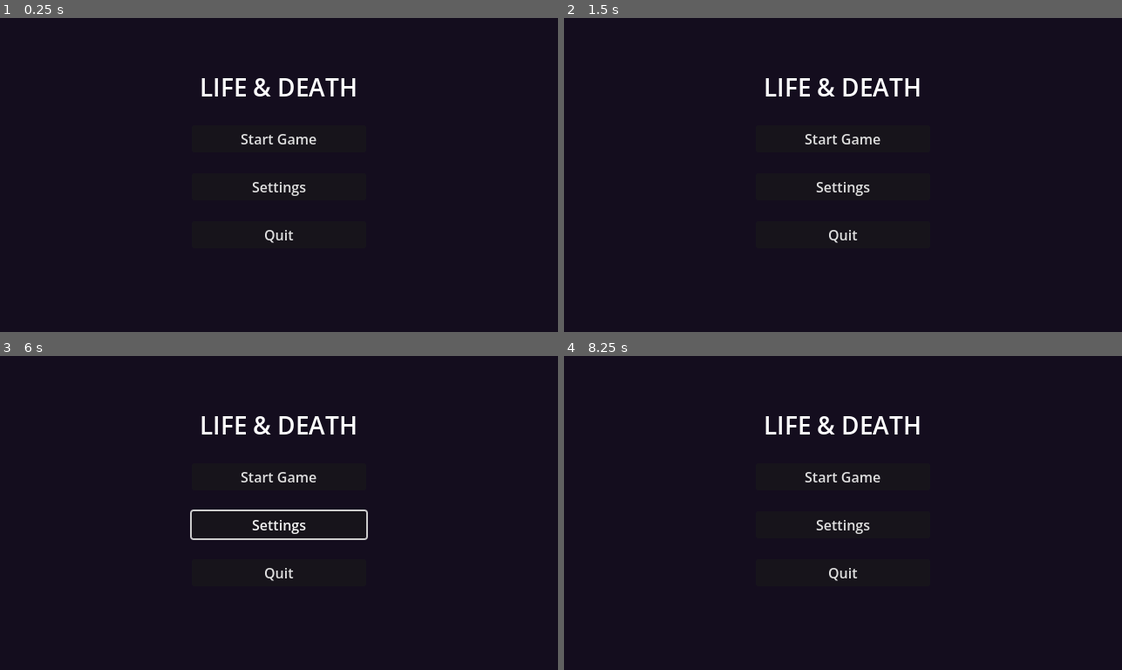
Above: before the commit, frames 1-4 (two rows, left to right).
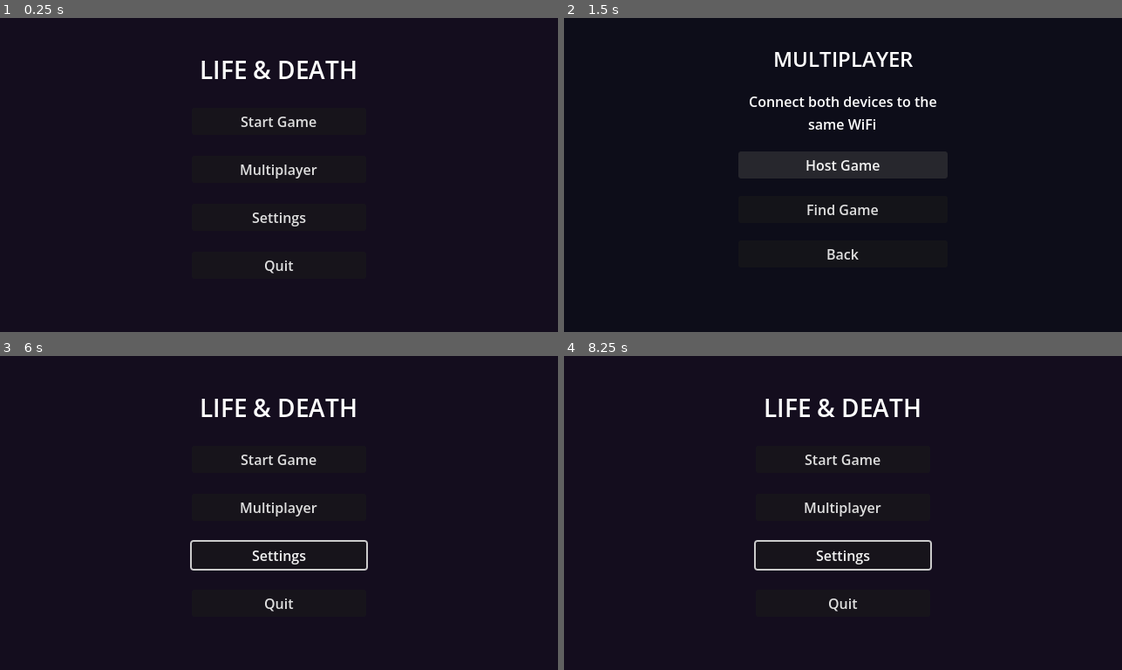
Above: after the commit, the same moments.

Repository: mionsek/life-death
Game: Godot game, scene res://scenes/ui/MainMenu.tscn
Same seed, same stepped clock (60 frames per second), same inputs: the game is played once before the commit and once after it.
Inputs (mouse positions are in pixels of both pictures, inside the frame that each line leads up to):
- Up to frame 1 (0.25 s): no input
- Up to frame 2 (1.5 s): click (843, 168) at 0.5 s, where only the run after the commit has a clickable "Multiplayer"; click (843, 165) at 1.25 s, where only the run after the commit has a clickable "Host Game"
- Up to frame 3 (6 s): click (279, 547) at 2 s, where only the run after the commit has a clickable "Find Game"; click (279, 591) at 2.75 s, where only the run after the commit has a clickable "Back"; click "Start Game" at 3.5 s; click "Start Game" at 4.25 s; click "Settings" at 5 s; move the mouse to (401, 497) at 5.77 s; hold Right (ui_right) from 5.78 s (still down); hold Shift from 5.78 s (still down); click (401, 497) at 5.92 s
- Up to frame 4 (8.25 s): release Right (ui_right) at 6.5 s; release Shift at 6.5 s; drag from (731, 528) to (815, 575) at 6.52 s; move the mouse to (898, 443) at 7.27 s; hold Right (ui_right) 7.28-8 s; tap Ctrl at 7.35 s; drag from (815, 575) to (675, 465) at 8.02 s

The runs differ from the first frame. In frame 1, 2.5% of the frame differs, in the area x 36-64%, y 13-82%; in frame 2, 5.3%, in the area x 31-69%, y 10-77%; in frame 3, 3.2%; in frame 4, 2.9%.

Commit message:
feat: WiFi multiplayer via UDP auto-discovery (007)
- NetworkManager autoload: ENet server/client + UDP broadcast discovery
- Lobby scene: Host/Join/Back with live status updates
- Player: multiplayer authority check + unreliable_ordered RPC position sync
- DeathManager: reliable RPC broadcast of death event
- DeathScreen: reliable RPC for Try Again / Main Menu sync
- TestLevel: set_multiplayer_authority per character, peer disconnect handler
- MainMenu: Multiplayer button -> Lobby scene
- project.godot: NetworkManager autoload registered
- Tests: test_network_manager.gd (5 unit tests)

Diff:
--- a/game/project.godot
+++ b/game/project.godot
@@ -19,6 +19,7 @@
 [autoload]
 
 DeathManager="*res://scripts/systems/death_manager.gd"
+NetworkManager="*res://scripts/systems/network_manager.gd"
 
 [display]
 
--- /dev/null
+++ b/game/scenes/ui/Lobby.tscn
@@ -0,0 +1,53 @@
+[gd_scene load_steps=2 format=3 uid="uid://lobby"]
+
+[ext_resource type="Script" path="res://scripts/ui/lobby.gd" id="1"]
+
+[node name="Lobby" type="Control"]
+layout_mode = 3
+anchors_preset = 15
+anchor_right = 1.0
+anchor_bottom = 1.0
+script = ExtResource("1")
+
+[node name="Background" type="ColorRect" parent="."]
+layout_mode = 1
+anchors_preset = 15
+anchor_right = 1.0
+anchor_bottom = 1.0
+color = Color(0.05, 0.05, 0.1, 1)
+
+[node name="VBox" type="VBoxContainer" parent="."]
+layout_mode = 1
+anchor_left = 0.5
+anchor_top = 0.5
+anchor_right = 0.5
+anchor_bottom = 0.5
+offset_left = -120.0
+offset_top = -150.0
+offset_right = 120.0
+offset_bottom = 150.0
+theme_override_constants/separation = 20
+
+[node name="Title" type="Label" parent="VBox"]
+layout_mode = 2
+text = "MULTIPLAYER"
+horizontal_alignment = 1
+theme_override_font_sizes/font_size = 24
+
+[node name="LblStatus" type="Label" parent="VBox"]
+layout_mode = 2
+text = "Connect both devices to the same WiFi"
+horizontal_alignment = 1
+autowrap_mode = 3
+
+[node name="BtnHost" type="Button" parent="VBox"]
+layout_mode = 2
+text = "Host Game"
+
+[node name="BtnJoin" type="Button" parent="VBox"]
+layout_mode = 2
+text = "Find Game"
+
+[node name="BtnBack" type="Button" parent="VBox"]
+layout_mode = 2
+text = "Back"
--- a/game/scenes/ui/MainMenu.tscn
+++ b/game/scenes/ui/MainMenu.tscn
@@ -24,9 +24,9 @@
 anchor_right = 0.5
 anchor_bottom = 0.5
 offset_left = -100.0
-offset_top = -120.0
+offset_top = -140.0
 offset_right = 100.0
-offset_bottom = 120.0
+offset_bottom = 140.0
 theme_override_constants/separation = 24
 
 [node name="Title" type="Label" parent="VBox"]
@@ -39,6 +39,10 @@
 layout_mode = 2
 text = "Start Game"
 
+[node name="BtnMultiplayer" type="Button" parent="VBox"]
+layout_mode = 2
+text = "Multiplayer"
+
 [node name="BtnSettings" type="Button" parent="VBox"]
 layout_mode = 2
 text = "Settings"
--- a/game/scripts/characters/player.gd
+++ b/game/scripts/characters/player.gd
@@ -17,11 +17,15 @@
 
 
 func _physics_process(delta: float) -> void:
+	if multiplayer.has_multiplayer_peer() and not is_multiplayer_authority():
+		return
 	_apply_gravity(delta)
 	_apply_horizontal_movement()
 	_apply_jump()
 	move_and_slide()
 	_jump_requested = false
+	if multiplayer.has_multiplayer_peer():
+		_rpc_sync_state.rpc(position, velocity)
 
 
 # Increases downward velocity when the character is not on the floor.
@@ -60,3 +64,11 @@
 # Triggers the death sequence via DeathManager.
 func die() -> void:
 	DeathManager.trigger_death()
+
+
+# Syncs position and velocity from the authoritative peer to all others.
+@rpc("any_peer", "unreliable_ordered")
+func _rpc_sync_state(pos: Vector2, vel: Vector2) -> void:
+	if not is_multiplayer_authority():
+		position = pos
+		velocity = vel
--- a/game/scripts/levels/test_level.gd
+++ b/game/scripts/levels/test_level.gd
@@ -4,3 +4,24 @@
 func _ready() -> void:
 	$TouchControls.set_player($Player)
 	$TouchControlsP2.set_player($Guardian)
+	_setup_multiplayer_authority()
+	if multiplayer.has_multiplayer_peer():
+		NetworkManager.peer_disconnected_in_game.connect(_on_peer_disconnected)
+
+
+# Assigns physics authority so each device only simulates its own character.
+func _setup_multiplayer_authority() -> void:
+	if not multiplayer.has_multiplayer_peer():
+		return
+	$Player.set_multiplayer_authority(1)
+	var guardian_authority: int
+	if multiplayer.is_server():
+		guardian_authority = NetworkManager.client_peer_id
+	else:
+		guardian_authority = multiplayer.get_unique_id()
+	$Guardian.set_multiplayer_authority(guardian_authority)
+
+
+# Returns to main menu when the remote peer disconnects mid-game.
+func _on_peer_disconnected() -> void:
+	get_tree().change_scene_to_file("res://scenes/ui/MainMenu.tscn")
--- a/game/scripts/systems/death_manager.gd
+++ b/game/scripts/systems/death_manager.gd
@@ -4,9 +4,23 @@
 signal player_died
 
 
-# Triggers the death sequence: emits signal and pauses the scene tree.
+# Triggers the death sequence: broadcasts via RPC in multiplayer, runs locally in single-player.
 # Ignores repeated calls if the game is already paused.
 func trigger_death() -> void:
+	if multiplayer.has_multiplayer_peer():
+		_broadcast_death.rpc()
+	else:
+		_execute_death()
+
+
+# Executes death on all peers simultaneously in multiplayer.
+@rpc("any_peer", "call_local", "reliable")
+func _broadcast_death() -> void:
+	_execute_death()
+
+
+# Pauses the tree and emits the death signal.
+func _execute_death() -> void:
 	if get_tree().paused:
 		return
 	player_died.emit()
--- /dev/null
+++ b/game/scripts/systems/network_manager.gd
@@ -0,0 +1,136 @@
+extends Node
+
+enum State { OFFLINE, HOSTING, SEARCHING, CONNECTED }
+
+# Emitted whenever the connection state changes.
+signal state_changed(new_state: State)
+# Emitted on the client when a host is found via UDP discovery.
+signal host_found(host_ip: String)
+# Emitted on both peers when the ENet connection is established.
+signal connection_established
+# Emitted when the ENet connection attempt fails.
+signal connection_failed
+# Emitted when the remote peer disconnects during an active game.
+signal peer_disconnected_in_game
+
+const GAME_PORT: int = 7777
+const DISCOVERY_PORT: int = 7778
+const BROADCAST_MSG: String = "LIFE_DEATH_HOST"
+const BROADCAST_INTERVAL: float = 1.0
+
+# Current connection state; read-only from outside.
+var state: State = State.OFFLINE
+# Peer ID of the connected client (set on host side only).
+var client_peer_id: int = 0
+
+var _udp_sender: PacketPeerUDP = PacketPeerUDP.new()
+var _udp_listener: PacketPeerUDP = PacketPeerUDP.new()
+var _broadcast_timer: float = 0.0
+
+
+# Creates an ENet server and starts broadcasting presence via UDP.
+func start_host() -> void:
+	var peer := ENetMultiplayerPeer.new()
+	if peer.create_server(GAME_PORT, 1) != OK:
+		push_error("NetworkManager: failed to create ENet server on port %d" % GAME_PORT)
+		return
+	multiplayer.multiplayer_peer = peer
+	multiplayer.peer_connected.connect(_on_peer_connected)
+	multiplayer.peer_disconnected.connect(_on_peer_disconnected)
+	if _udp_sender.bind(0) != OK:
+		push_error("NetworkManager: failed to bind UDP sender")
+		return
+	_udp_sender.set_broadcast_enabled(true)
+	_udp_sender.connect_to_host("255.255.255.255", DISCOVERY_PORT)
+	_broadcast_timer = 0.0
+	_set_state(State.HOSTING)
+
+
+# Starts listening for UDP broadcasts from a host.
+func start_join() -> void:
+	if _udp_listener.bind(DISCOVERY_PORT) != OK:
+		push_error("NetworkManager: failed to bind UDP listener on port %d" % DISCOVERY_PORT)
+		return
+	_set_state(State.SEARCHING)
+
+
+# Tears down any active connection and resets to OFFLINE.
+func stop() -> void:
+	if multiplayer.has_multiplayer_peer():
+		if multiplayer.peer_connected.is_connected(_on_peer_connected):
+			multiplayer.peer_connected.disconnect(_on_peer_connected)
+		if multiplayer.peer_disconnected.is_connected(_on_peer_disconnected):
+			multiplayer.peer_disconnected.disconnect(_on_peer_disconnected)
+		if multiplayer.connected_to_server.is_connected(_on_connected_to_server):
+			multiplayer.connected_to_server.disconnect(_on_connected_to_server)
+		if multiplayer.connection_failed.is_connected(_on_connection_failed):
+			multiplayer.connection_failed.disconnect(_on_connection_failed)
+		multiplayer.multiplayer_peer = null
+	_udp_sender.close()
+	_udp_listener.close()
+	client_peer_id = 0
+	_broadcast_timer = 0.0
+	_set_state(State.OFFLINE)
+
+
+# Polls UDP while hosting (broadcast) or searching (listen for host).
+func _process(delta: float) -> void:
+	match state:
+		State.HOSTING:
+			_broadcast_timer -= delta
+			if _broadcast_timer <= 0.0:
+				_broadcast_timer = BROADCAST_INTERVAL
+				_udp_sender.put_packet(BROADCAST_MSG.to_utf8_buffer())
+		State.SEARCHING:
+			if _udp_listener.get_available_packet_count() > 0:
+				var data := _udp_listener.get_packet().get_string_from_utf8()
+				var ip := _udp_listener.get_packet_ip()
+				if data == BROADCAST_MSG:
+					_udp_listener.close()
+					_connect_to_host(ip)
+
+
+# Creates an ENet client and attempts to connect to the discovered host.
+func _connect_to_host(ip: String) -> void:
+	host_found.emit(ip)
+	var peer := ENetMultiplayerPeer.new()
+	if peer.create_client(ip, GAME_PORT) != OK:
+		push_error("NetworkManager: failed to create ENet client to %s:%d" % [ip, GAME_PORT])
+		_set_state(State.OFFLINE)
+		connection_failed.emit()
+		return
+	multiplayer.multiplayer_peer = peer
+	multiplayer.connected_to_server.connect(_on_connected_to_server)
+	multiplayer.connection_failed.connect(_on_connection_failed)
+
+
+func _set_state(new_state: State) -> void:
+	state = new_state
+	state_changed.emit(new_state)
+
+
+# Fires on the host when a client connects.
+func _on_peer_connected(id: int) -> void:
+	client_peer_id = id
+	_udp_sender.close()
+	_set_state(State.CONNECTED)
+	connection_established.emit()
+
+
+# Fires on the host when the connected client disconnects mid-game.
+func _on_peer_disconnected(_id: int) -> void:
+	if state == State.CONNECTED:
+		stop()
+		peer_disconnected_in_game.emit()
+
+
+# Fires on the client when it successfully connects to the host.
+func _on_connected_to_server() -> void:
+	_set_state(State.CONNECTED)
+	connection_established.emit()
+
+
+# Fires on the client when the connection attempt fails.
+func _on_connection_failed() -> void:
+	stop()
+	connection_failed.emit()
--- a/game/scripts/ui/MainMenu.gd
+++ b/game/scripts/ui/MainMenu.gd
@@ -4,6 +4,7 @@
 
 func _ready() -> void:
 	$VBox/BtnStart.pressed.connect(_on_start_pressed)
+	$VBox/BtnMultiplayer.pressed.connect(_on_multiplayer_pressed)
 	$VBox/BtnSettings.pressed.connect(_on_settings_pressed)
 	$VBox/BtnQuit.pressed.connect(_on_quit_pressed)
 
@@ -11,6 +12,11 @@
 # Navigates to the level selection screen.
 func _on_start_pressed() -> void:
 	pass  # TODO: get_tree().change_scene_to_file("res://scenes/ui/LevelSelect.tscn")
+
+
+# Opens the multiplayer lobby.
+func _on_multiplayer_pressed() -> void:
+	get_tree().change_scene_to_file("res://scenes/ui/Lobby.tscn")
 
 
 # Opens the settings screen.
--- a/game/scripts/ui/death_screen.gd
+++ b/game/scripts/ui/death_screen.gd
@@ -14,13 +14,35 @@
 	visible = true
 
 
-# Reloads the current level from the beginning.
+# Reloads the current level from the beginning (synced across peers in multiplayer).
 func _on_try_again() -> void:
+	if multiplayer.has_multiplayer_peer():
+		_sync_try_again.rpc()
+	else:
+		get_tree().paused = false
+		get_tree().reload_current_scene()
+
+
+@rpc("any_peer", "call_local", "reliable")
+func _sync_try_again() -> void:
 	get_tree().paused = false
 	get_tree().reload_current_scene()
 
 
-# Returns to the main menu.
+# Returns to the main menu (synced across peers in multiplayer).
 func _on_main_menu() -> void:
+	if multiplayer.has_multiplayer_peer():
+		_sync_main_menu.rpc()
+	else:
+		_do_main_menu()
+
+
+@rpc("any_peer", "call_local", "reliable")
+func _sync_main_menu() -> void:
+	_do_main_menu()
+
+
+func _do_main_menu() -> void:
+	NetworkManager.stop()
 	get_tree().paused = false
 	get_tree().change_scene_to_file("res://scenes/ui/MainMenu.tscn")
--- /dev/null
+++ b/game/scripts/ui/lobby.gd
@@ -0,0 +1,65 @@
+extends Control
+
+# Handles lobby UI: hosting, joining, and navigation to the game.
+func _ready() -> void:
+	NetworkManager.state_changed.connect(_on_state_changed)
+	NetworkManager.host_found.connect(_on_host_found)
+	NetworkManager.connection_established.connect(_on_connection_established)
+	NetworkManager.connection_failed.connect(_on_connection_failed)
+	$VBox/BtnHost.pressed.connect(_on_host_pressed)
+	$VBox/BtnJoin.pressed.connect(_on_join_pressed)
+	$VBox/BtnBack.pressed.connect(_on_back_pressed)
+	_update_ui(NetworkManager.State.OFFLINE)
+
+
+# Starts hosting and waits for a second player.
+func _on_host_pressed() -> void:
+	NetworkManager.start_host()
+
+
+# Starts scanning for a host on the local network.
+func _on_join_pressed() -> void:
+	NetworkManager.start_join()
+
+
+# Stops any active connection and returns to the main menu.
+func _on_back_pressed() -> void:
+	NetworkManager.stop()
+	get_tree().change_scene_to_file("res://scenes/ui/MainMenu.tscn")
+
+
+# Updates status label when a host is discovered.
+func _on_host_found(ip: String) -> void:
+	$VBox/LblStatus.text = "Connecting to %s..." % ip
+
+
+# Both peers navigate to the game level once connected.
+func _on_connection_established() -> void:
+	get_tree().change_scene_to_file("res://scenes/levels/TestLevel.tscn")
+
+
+# Shows error and re-enables buttons on connection failure.
+func _on_connection_failed() -> void:
+	$VBox/LblStatus.text = "Connection failed. Try again."
+	$VBox/BtnHost.disabled = false
+	$VBox/BtnJoin.disabled = false
+
+
+# Syncs button states and status text to the current network state.
+func _on_state_changed(new_state: NetworkManager.State) -> void:
+	_update_ui(new_state)
+
+
+func _update_ui(s: NetworkManager.State) -> void:
+	var busy := s != NetworkManager.State.OFFLINE
+	$VBox/BtnHost.disabled = busy
+	$VBox/BtnJoin.disabled = busy
+	match s:
+		NetworkManager.State.OFFLINE:
+			$VBox/LblStatus.text = "Connect both devices to the same WiFi"
+		NetworkManager.State.HOSTING:
+			$VBox/LblStatus.text = "Waiting for second player..."
+		NetworkManager.State.SEARCHING:
+			$VBox/LblStatus.text = "Searching for host..."
+		NetworkManager.State.CONNECTED:
+			$VBox/LblStatus.text = "Connected! Starting game..."
--- /dev/null
+++ b/game/tests/unit/test_network_manager.gd
@@ -0,0 +1,35 @@
+extends GutTest
+
+# Ensures a clean state after each test by stopping any active connection.
+func after_each() -> void:
+	NetworkManager.stop()
+
+
+# NetworkManager starts in the OFFLINE state.
+func test_initial_state_is_offline() -> void:
+	assert_eq(NetworkManager.state, NetworkManager.State.OFFLINE)
+
+
+# Calling start_host transitions to HOSTING state.
+func test_start_host_changes_state_to_hosting() -> void:
+	NetworkManager.start_host()
+	assert_eq(NetworkManager.state, NetworkManager.State.HOSTING)
+
+
+# Calling start_join transitions to SEARCHING state.
+func test_start_join_changes_state_to_searching() -> void:
+	NetworkManager.start_join()
+	assert_eq(NetworkManager.state, NetworkManager.State.SEARCHING)
+
+
+# Calling stop always returns to OFFLINE, regardless of previous state.
+func test_stop_resets_state_to_offline() -> void:
+	NetworkManager.start_host()
+	NetworkManager.stop()
+	assert_eq(NetworkManager.state, NetworkManager.State.OFFLINE)
+
+
+# Stopping a second time when already OFFLINE is a no-op (no crash).
+func test_stop_when_already_offline_does_not_crash() -> void:
+	NetworkManager.stop()
+	assert_eq(NetworkManager.state, NetworkManager.State.OFFLINE)
